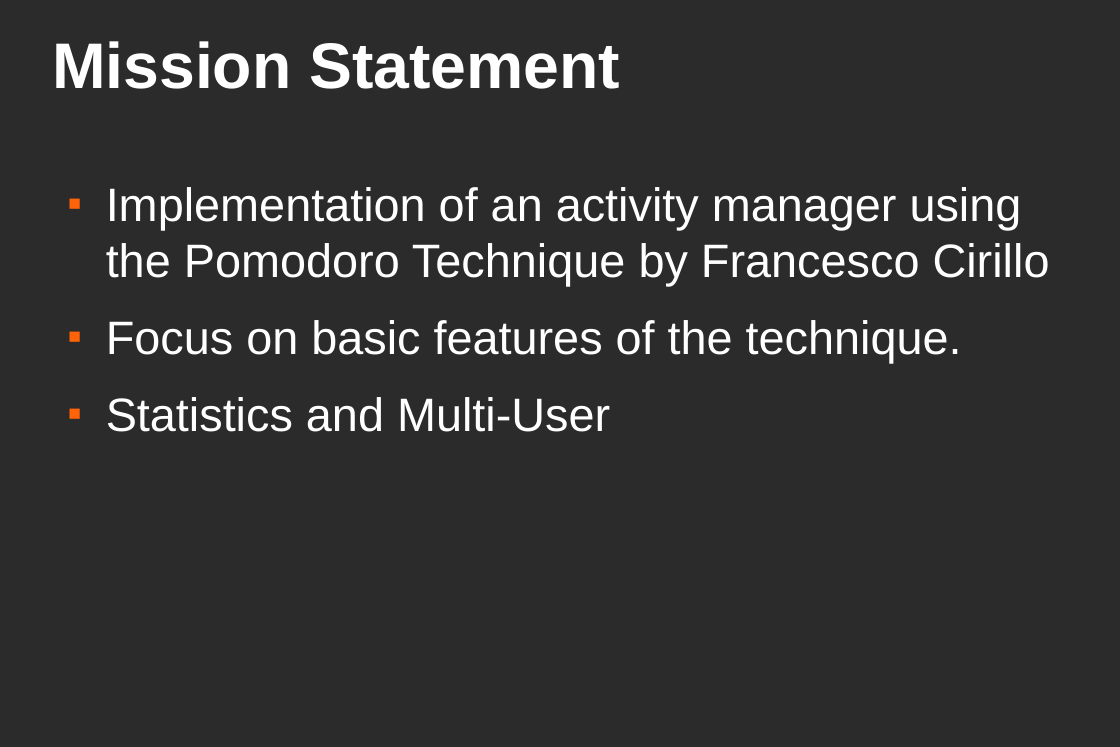
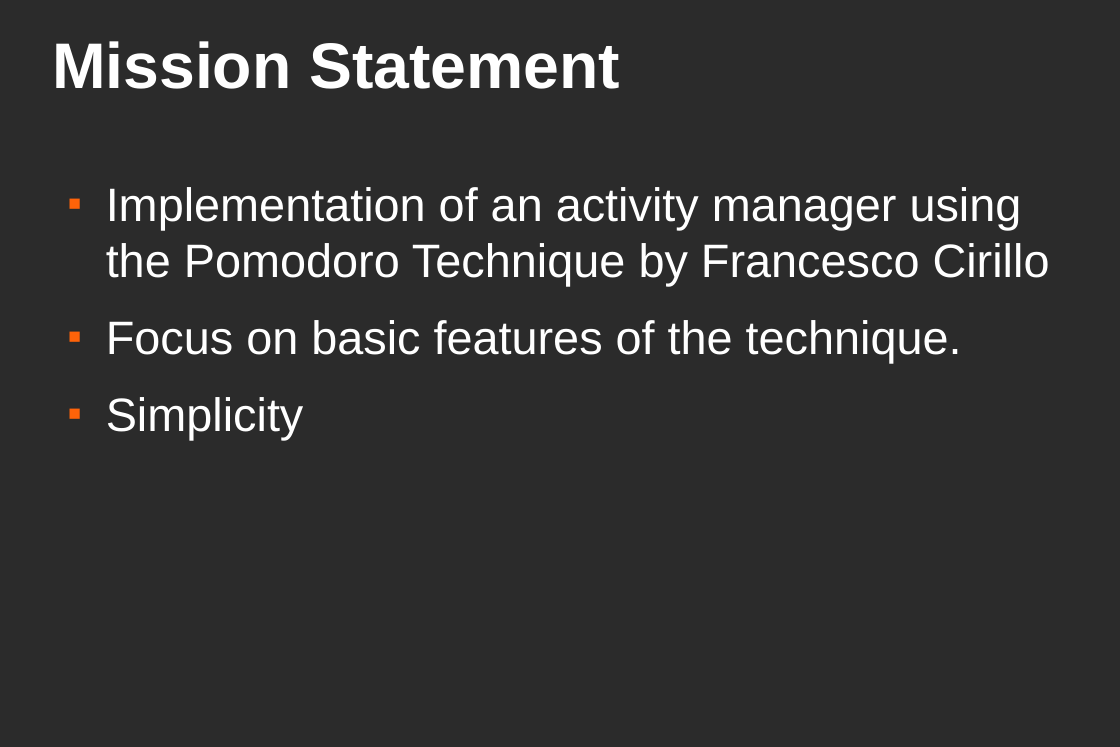
Before and after one commit to dgraziotin/Pomotux, a slide deck: slide 4 of docs/Project_Presentation.odp (slide 3 before the commit). Drawn at 1120x747 pixels with LibreOffice and Linux fonts; fonts in the diff are those of the drawing; background and template pictures are left out; a plain dark background stands for a picture behind light text. Boxes give left, top, right and bottom in pixels: in the first picture for what was removed or moved away, otherwise in the second. Text is boxed around its words. In the diff, an @@ line names an element or a change of style, - is before the commit and + after.

```diff
--- a/docs/Project_Presentation.odp
+++ b/docs/Project_Presentation.odp
@@ text at <box>106,397,304,440</box>: text changed @@
-■ Statistics and Multi-User
+■ Simplicity
```
Also in this commit, not shown: 2 other slides changed, 3 slides added, 8 other files.
